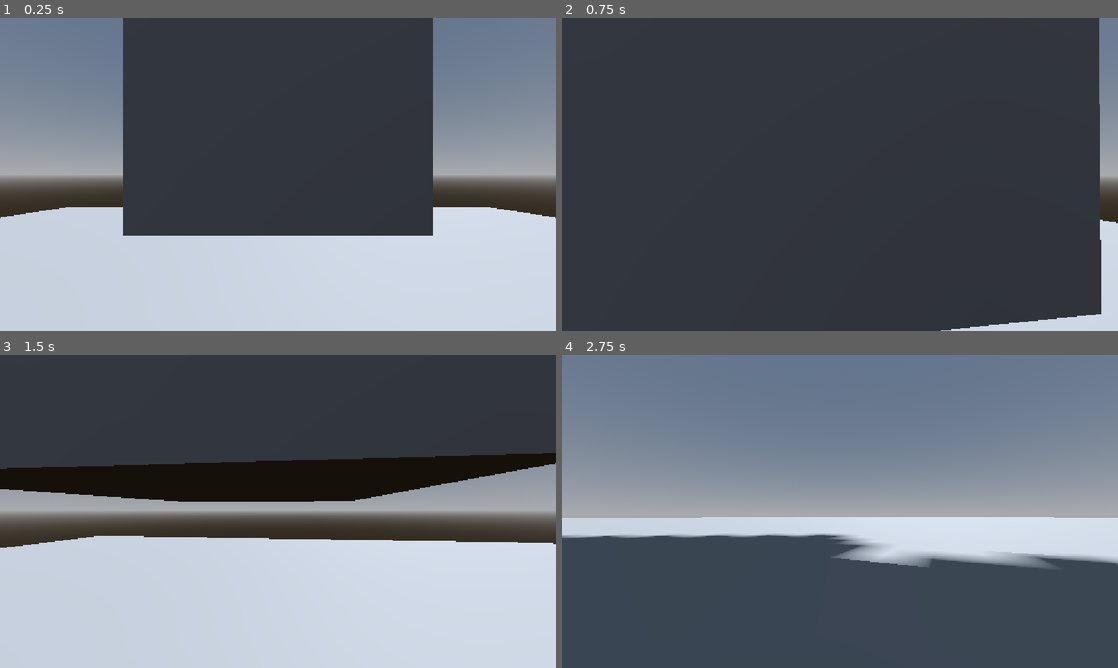
Above: before the commit, frames 1-4 (two rows, left to right).
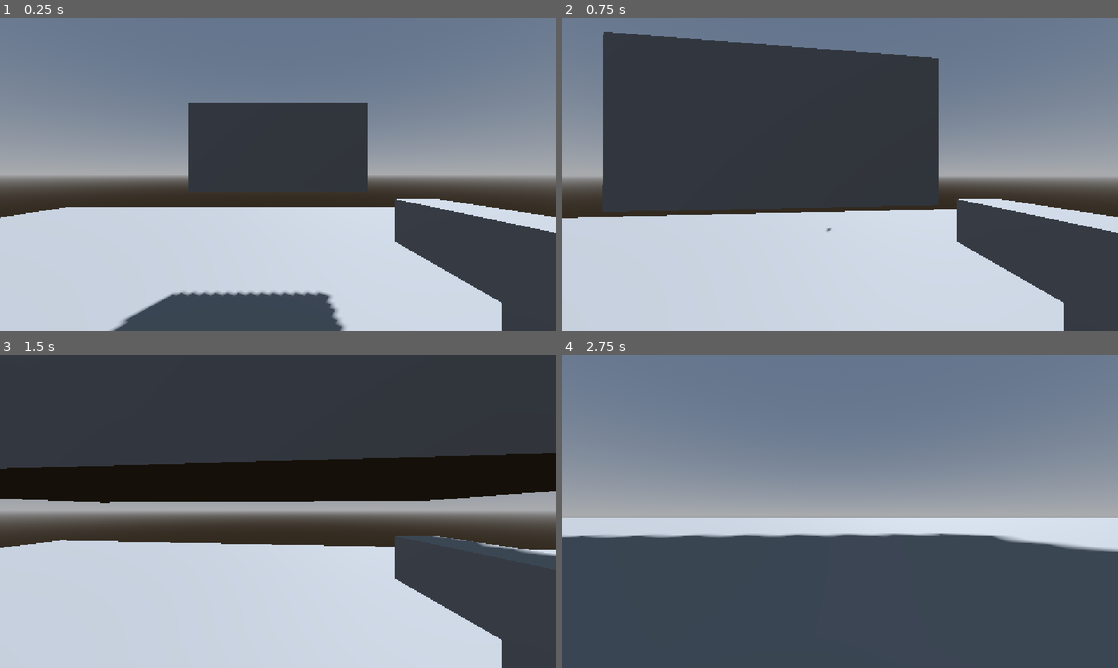
Above: after the commit, the same moments.

Repository: jmenoandrii/one-more-time
Game: Godot game, scene res://main.tscn
Two runs of this game, one before a commit and one after it. Both use one fixed random seed, a clock stepped at 60 frames per second and the inputs below.
Inputs (mouse positions are in pixels of both pictures, inside the frame that each line leads up to):
- Up to frame 1 (0.25 s): no input
- Up to frame 2 (0.75 s): tap Enter at 0.5 s; move the mouse to (867, 174) at 0.52 s; hold W (move_forward) from 0.53 s (still down); click (867, 174) at 0.6 s
- Up to frame 3 (1.5 s): keep holding W (move_forward); tap Space (jump) at 0.77 s; move the mouse to (250, 511) at 1.27 s; tap Ctrl (crouch) at 1.35 s
- Up to frame 4 (2.75 s): keep holding W (move_forward); tap Space (jump) at 1.52 s; click (812, 511) at 1.55 s; move the mouse to (851, 505) at 2.02 s; tap K (dying) at 2.1 s; click (851, 505) at 2.3 s

The runs differ from the first frame. In frame 1, 38% of the frame differs, in the area x 19-100%, y 0-100%; in frame 2, 58%, in the area x 0-100%, y 0-100%; in frame 3, 12%; in frame 4, 4.4%.

Commit message:
feat: add basic bullet mechanic

Diff:
--- a/Player.gd
+++ b/Player.gd
@@ -9,7 +9,6 @@
 const CROUCH_PERSENT = 0.5
 var normal_height: float
 var crouch_height: float	# = normal_height - normal_height * CROUCH_PERSENT
-var default_head_y: float
 
 var is_crouching := false
 var is_player_dead := false
@@ -22,12 +21,15 @@
 @onready var collision_shape: CollisionShape3D = $CollisionShape3D
 @onready var mesh_instance: MeshInstance3D = $MeshInstance3D
 
+var bullet := load("res://bullet.tscn")
+@onready var bullet_pos: Node3D = $Head/Camera3D/BulletPos
+
+
 func _ready() -> void:
 	Input.mouse_mode = Input.MOUSE_MODE_CAPTURED
 
 	normal_height = collision_shape.shape.height
 	crouch_height = normal_height - (normal_height * CROUCH_PERSENT)
-	default_head_y = head.position.y
 
 func _unhandled_input(event: InputEvent) -> void:
 	if is_player_dead or not is_cursor_locked:
@@ -46,6 +48,12 @@
 
 	if Input.is_action_just_pressed("dying"):
 		die()
+
+	if Input.is_action_just_pressed("click"):
+		var instance = bullet.instantiate()
+		instance.position = bullet_pos.global_position
+		instance.transform.basis = bullet_pos.global_transform.basis
+		get_parent().add_child(instance)
 
 func _physics_process(delta: float) -> void:
 	# gravity
--- /dev/null
+++ b/bullet.gd
@@ -0,0 +1,8 @@
+extends CharacterBody3D
+
+
+const SPEED = 50.0
+
+
+func _process(delta: float) -> void:
+	position += transform.basis * Vector3(0,0,-SPEED) * delta
--- /dev/null
+++ b/bullet.tscn
@@ -0,0 +1,18 @@
+[gd_scene format=3 uid="uid://2c2yvqfjbuaq"]
+
+[ext_resource type="Script" uid="uid://bxs7cpj0ipvkt" path="res://bullet.gd" id="1_v7oki"]
+
+[sub_resource type="BoxMesh" id="BoxMesh_0rpfx"]
+size = Vector3(0.1, 0.1, 0.3)
+
+[sub_resource type="BoxShape3D" id="BoxShape3D_g0qyx"]
+size = Vector3(0.1, 0.1, 0.3)
+
+[node name="Bullet" type="CharacterBody3D" unique_id=1078767382]
+script = ExtResource("1_v7oki")
+
+[node name="MeshInstance3D" type="MeshInstance3D" parent="." unique_id=1892068630]
+mesh = SubResource("BoxMesh_0rpfx")
+
+[node name="CollisionShape3D" type="CollisionShape3D" parent="." unique_id=775049805]
+shape = SubResource("BoxShape3D_g0qyx")
--- a/main.tscn
+++ b/main.tscn
@@ -24,14 +24,22 @@
 
 [sub_resource type="CapsuleShape3D" id="CapsuleShape3D_g0qyx"]
 
+[sub_resource type="BoxMesh" id="BoxMesh_osii8"]
+size = Vector3(0.2, 0.2, 0.6)
+
+[sub_resource type="BoxMesh" id="BoxMesh_qcgbb"]
+size = Vector3(0.2, 0.2, 0.1)
+
 [sub_resource type="SphereMesh" id="SphereMesh_0rpfx"]
 
 [sub_resource type="BoxMesh" id="BoxMesh_0rpfx"]
 size = Vector3(0.6750488, 0.24731445, 0.5551758)
 
 [sub_resource type="BoxMesh" id="BoxMesh_g0qyx"]
+size = Vector3(2, 1, 1)
 
 [sub_resource type="BoxShape3D" id="BoxShape3D_osii8"]
+size = Vector3(2, 1, 1)
 
 [node name="Node3D" type="Node3D" unique_id=41126308]
 
@@ -67,6 +75,19 @@
 [node name="Camera3D" type="Camera3D" parent="Player/Head" unique_id=1443790826]
 transform = Transform3D(1, 0, 0, 0, 1, 0, 0, 0, 1, 0, 0, -0.26701617)
 
+[node name="Gun" type="Node3D" parent="Player/Head/Camera3D" unique_id=2037804982]
+transform = Transform3D(1, 0, 0, 0, 1, 0, 0, 0, 1, 0.6500988, -0.21560359, -0.65908337)
+
+[node name="MeshInstance3D" type="MeshInstance3D" parent="Player/Head/Camera3D/Gun" unique_id=2921678]
+mesh = SubResource("BoxMesh_osii8")
+
+[node name="MeshInstance3D2" type="MeshInstance3D" parent="Player/Head/Camera3D/Gun" unique_id=2103422841]
+transform = Transform3D(1, 0, 0, 0, 1, 0, 0, 0, 1, 0, -0.16165364, 0.20896345)
+mesh = SubResource("BoxMesh_qcgbb")
+
+[node name="BulletPos" type="Node3D" parent="Player/Head/Camera3D" unique_id=1062474052]
+transform = Transform3D(1, 0, 0, 0, 1, 0, 0, 0, 1, 0, 0, -0.6214429)
+
 [node name="MeshInstance3D" type="MeshInstance3D" parent="Player/Head" unique_id=1868013299]
 mesh = SubResource("SphereMesh_0rpfx")
 
@@ -74,11 +95,11 @@
 transform = Transform3D(1, 0, 0, 0, 1, 0, 0, 0, 1, 0.008911133, 0.10290527, -0.27993035)
 mesh = SubResource("BoxMesh_0rpfx")
 
-[node name="StaticBody3D" type="StaticBody3D" parent="." unique_id=2095413306]
-transform = Transform3D(1, 0, 0, 0, 1, 0, 0, 0, 1, 0, 1.8508482, -1.4252304)
+[node name="block" type="StaticBody3D" parent="." unique_id=2095413306]
+transform = Transform3D(1, 0, 0, 0, 1, 0, 0, 0, 1, 0, 1.8508482, -3.0418048)
 
-[node name="MeshInstance3D" type="MeshInstance3D" parent="StaticBody3D" unique_id=1447698918]
+[node name="MeshInstance3D" type="MeshInstance3D" parent="block" unique_id=1447698918]
 mesh = SubResource("BoxMesh_g0qyx")
 
-[node name="CollisionShape3D" type="CollisionShape3D" parent="StaticBody3D" unique_id=487611925]
+[node name="CollisionShape3D" type="CollisionShape3D" parent="block" unique_id=487611925]
 shape = SubResource("BoxShape3D_osii8")
--- a/project.godot
+++ b/project.godot
@@ -62,6 +62,11 @@
 "events": [Object(InputEventKey,"resource_local_to_scene":false,"resource_name":"","device":-1,"window_id":0,"alt_press …(195 unchanged characters)…
 ]
 }
+click={
+"deadzone": 0.2,
+"events": [Object(InputEventMouseButton,"resource_local_to_scene":false,"resource_name":"","device":-1,"window_id":0,"alt_pressed":false,"shift_pressed":false,"ctrl_pressed":false,"meta_pressed":false,"button_mask":1,"position":Vector2(332, 13),"global_position":Vector2(341, 61),"factor":1.0,"button_index":1,"canceled":false,"pressed":true,"double_click":false,"script":null)
+]
+}
 
 [physics]
 
Not shown, added: bullet.gd.uid
